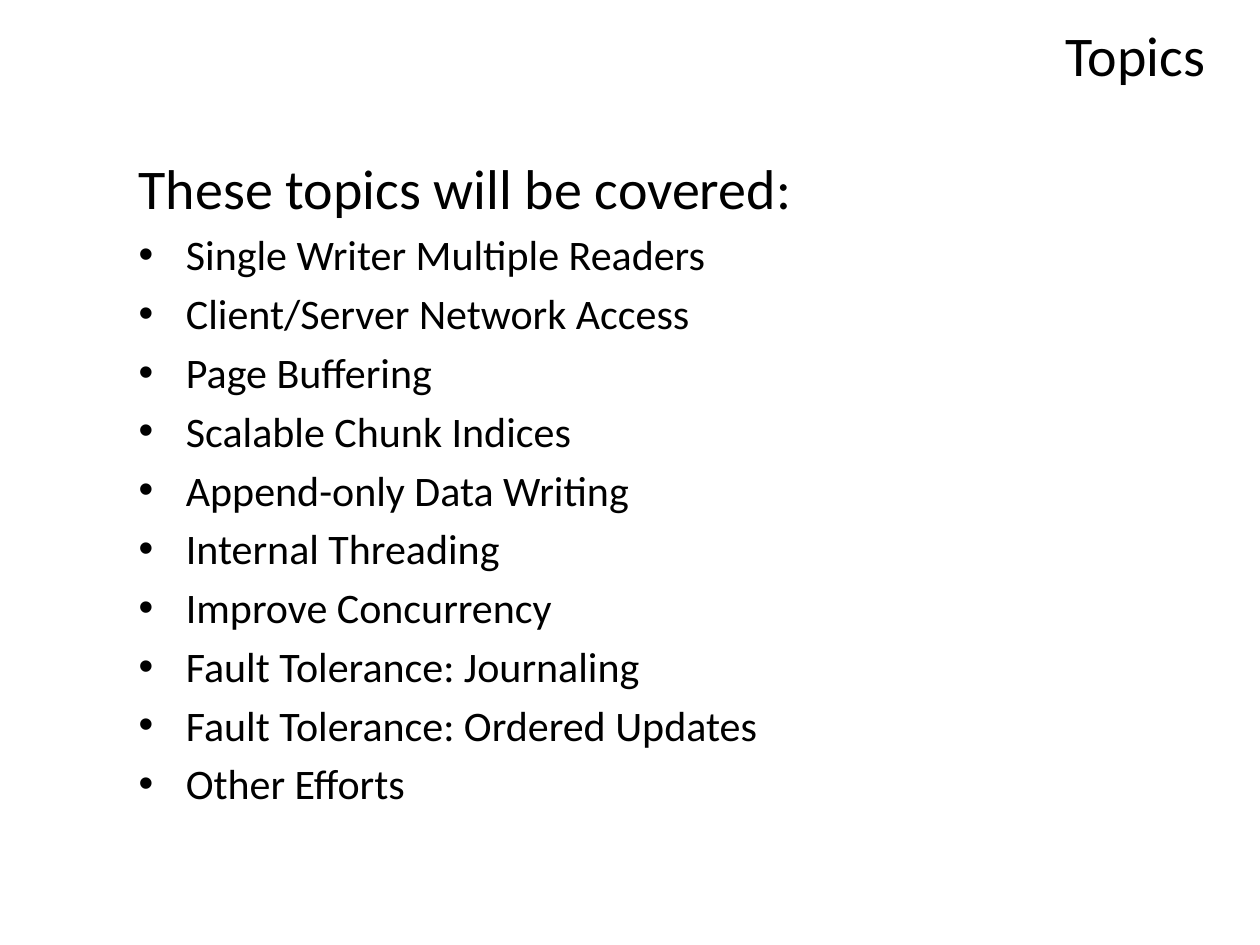
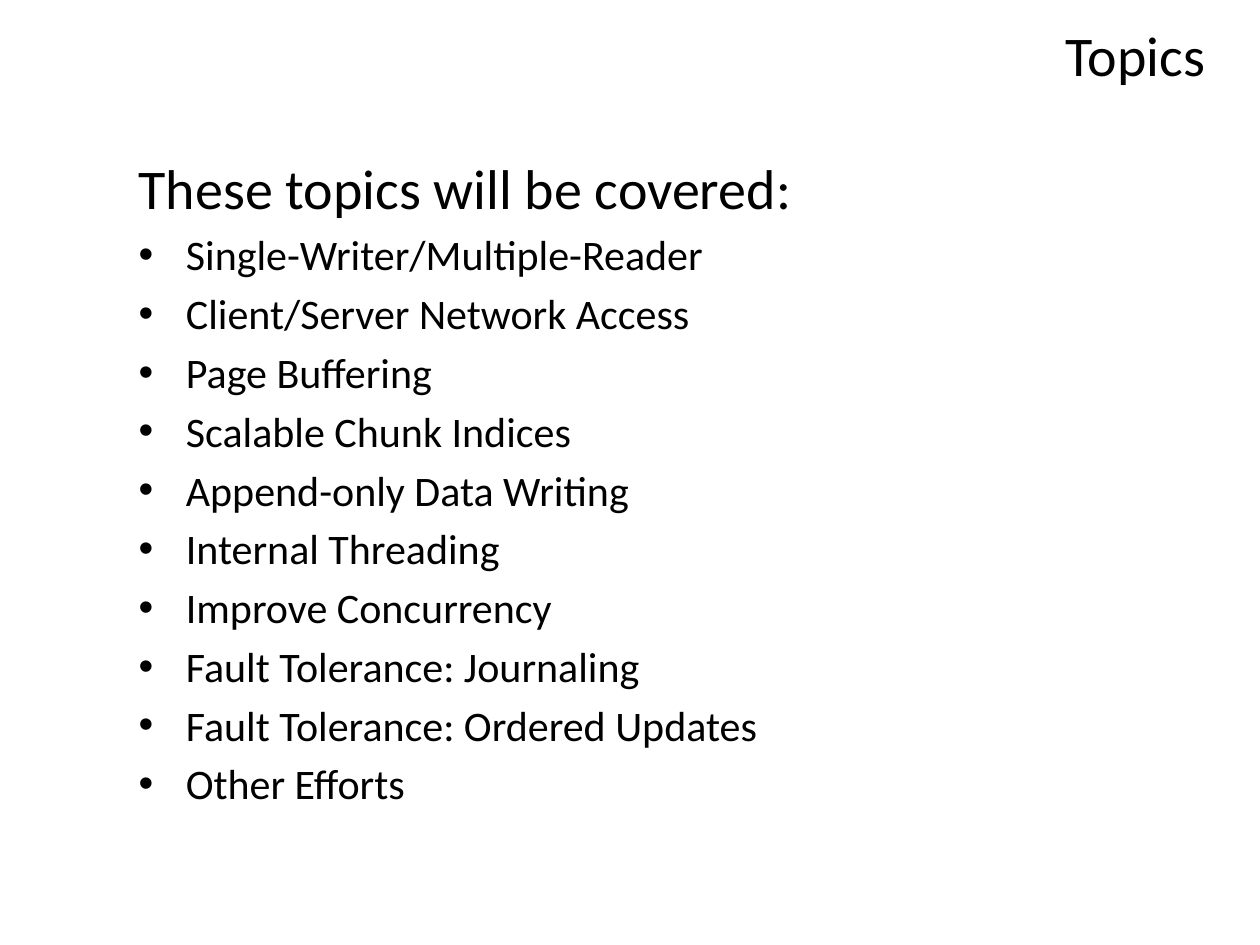
Before and after one commit to qkoziol/hdf5doc, a slide deck: slide 3 of projects/PDT/PowerpointSlides/PDT Partners Presentation.v3.pptx. Drawn at 1260x945 pixels with LibreOffice and Linux fonts; fonts in the diff are those of the drawing; background and template pictures are left out. Boxes give left, top, right and bottom in pixels: in the first picture for what was removed or moved away, otherwise in the second. Text is boxed around its words. In the diff, an @@ line names an element or a change of style, - is before the commit and + after.

```diff
--- a/projects/PDT/PowerpointSlides/PDT Partners Presentation.v3.pptx
+++ b/projects/PDT/PowerpointSlides/PDT Partners Presentation.v3.pptx
@@ text at bbox=[186, 240, 703, 278]: text changed @@
-• Single Writer Multiple Readers
+• Single-Writer/Multiple-Reader
```
Also in this commit, not shown: 2 other slides changed.
